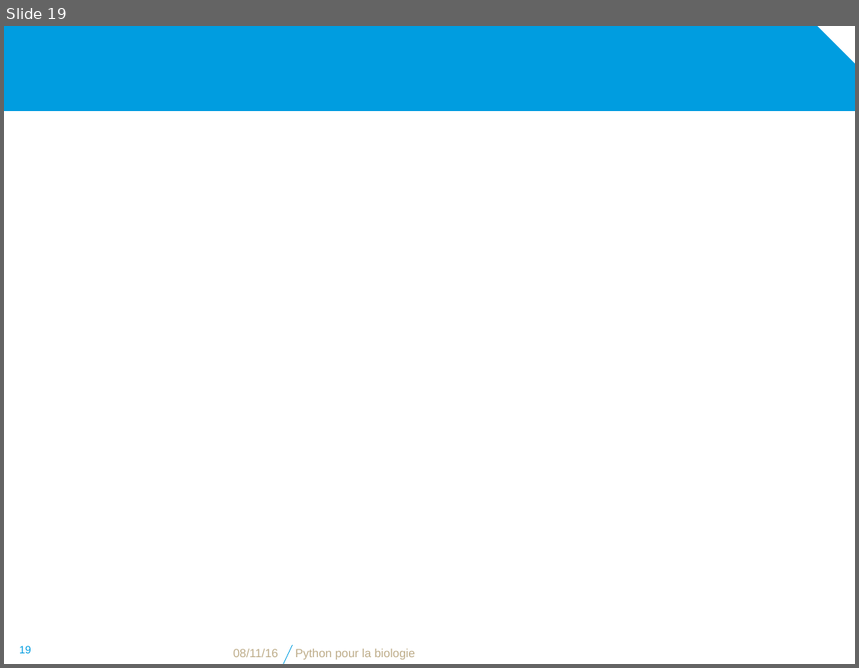
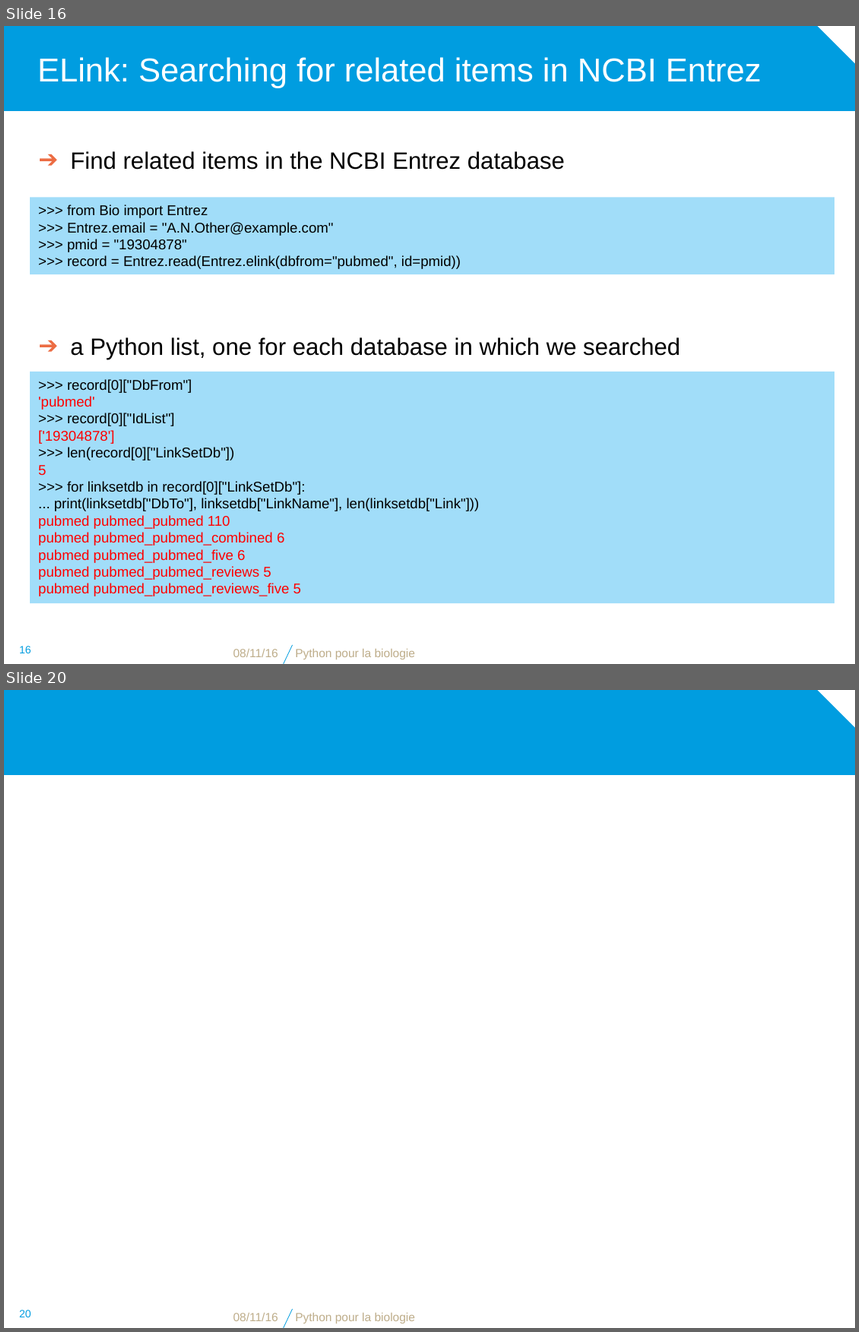
Before and after one commit to bdartigues/python_cnrs_formation, a slide deck: slides/python_biopython_NCBI.pptx. Shown one above the other, each under a label of ours: slide 19 before the commit, slides 16 and 20 after it; the slides between them are not shown. The pictures are 859x668 and 859x1332 pixels, drawn with LibreOffice and Linux fonts; fonts in the diff are those of the drawing; background and template pictures are left out. Boxes give left, top, right and bottom in pixels: in the first picture for what was removed or moved away, otherwise in the second. Text is boxed around its words. In the diff, an @@ line names an element or a change of style, - is before the commit and + after.

```diff
--- a/slides/python_biopython_NCBI.pptx
+++ b/slides/python_biopython_NCBI.pptx
@@ slide 16 added at (x1=4, y1=26, x2=855, y2=664), background #FFFFFF; not listed: 2 template elements that a slide beside it also shows @@
@@ title added at (x1=37, y1=57, x2=762, y2=88), 28 pt, text #FFFFFF @@
+ELink: Searching for related items in NCBI Entrez
@@ text added at (x1=70, y1=151, x2=565, y2=170), 20 pt, text #000000 @@
+➔ Find related items in the NCBI Entrez database
@@ rectangle added at (x1=31, y1=197, x2=835, y2=275), fill #A1DDF9, 12 pt, text #000000 @@
+>>> from Bio import Entrez
+>>> Entrez.email = "A.N.Other@example.com"
+>>> pmid = "19304878"
+>>> record = Entrez.read(Entrez.elink(dbfrom="pubmed", id=pmid))
@@ text added at (x1=70, y1=338, x2=680, y2=360), 20 pt, text #000000 @@
+➔ a Python list, one for each database in which we searched
@@ rectangle added at (x1=31, y1=372, x2=835, y2=604), fill #A1DDF9, 12 pt, text #000000 @@
+>>> record[0]["DbFrom"]
+'pubmed'
+>>> record[0]["IdList"]
+['19304878']
+>>> len(record[0]["LinkSetDb"])
+5
+>>> for linksetdb in record[0]["LinkSetDb"]:
+... print(linksetdb["DbTo"], linksetdb["LinkName"], len(linksetdb["Link"]))
+pubmed pubmed_pubmed 110
+pubmed pubmed_pubmed_combined 6
+pubmed pubmed_pubmed_five 6
+pubmed pubmed_pubmed_reviews 5
+pubmed pubmed_pubmed_reviews_five 5
@@ page number added at (x1=19, y1=646, x2=31, y2=654), 9 pt, text #009DE0 @@
+16
@@ text added at (x1=234, y1=649, x2=278, y2=658), 10 pt, text #BEAD8A @@
+08/11/16
@@ text added at (x1=295, y1=649, x2=415, y2=660), 10 pt, text #BEAD8A @@
+Python pour la biologie
@@ what was slide 19 is now slide 20 @@
@@ page number at (x1=19, y1=1310, x2=31, y2=1318): text changed @@
-19
+20
```
Also in this commit, not shown: 4 slides changed, 3 other files.
